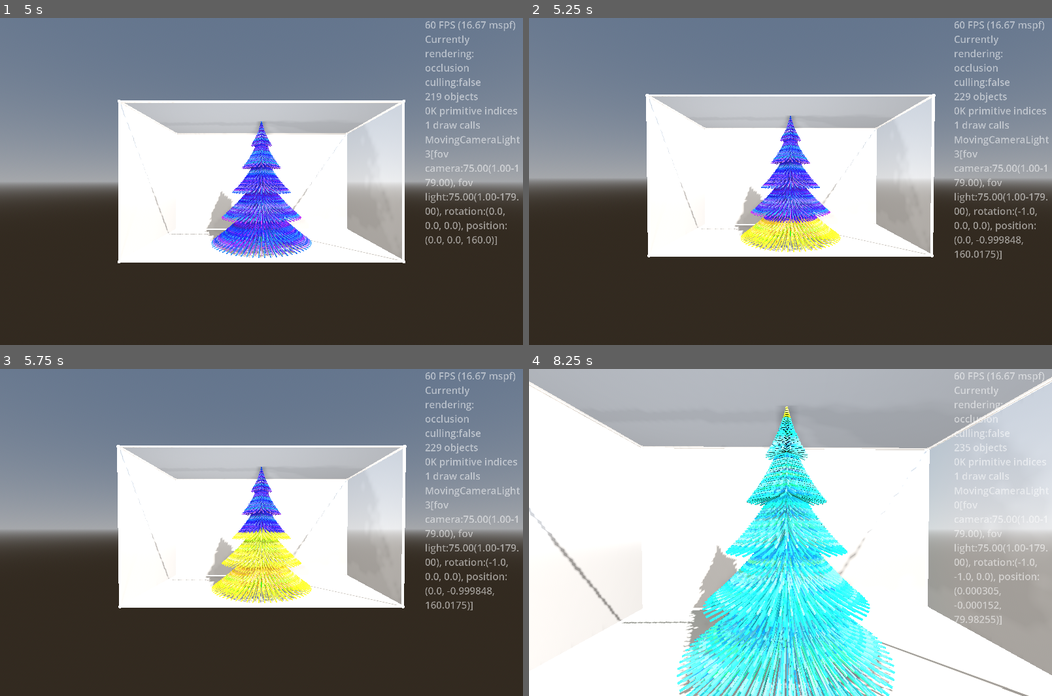
Above: before the commit, frames 1-4 (two rows, left to right).
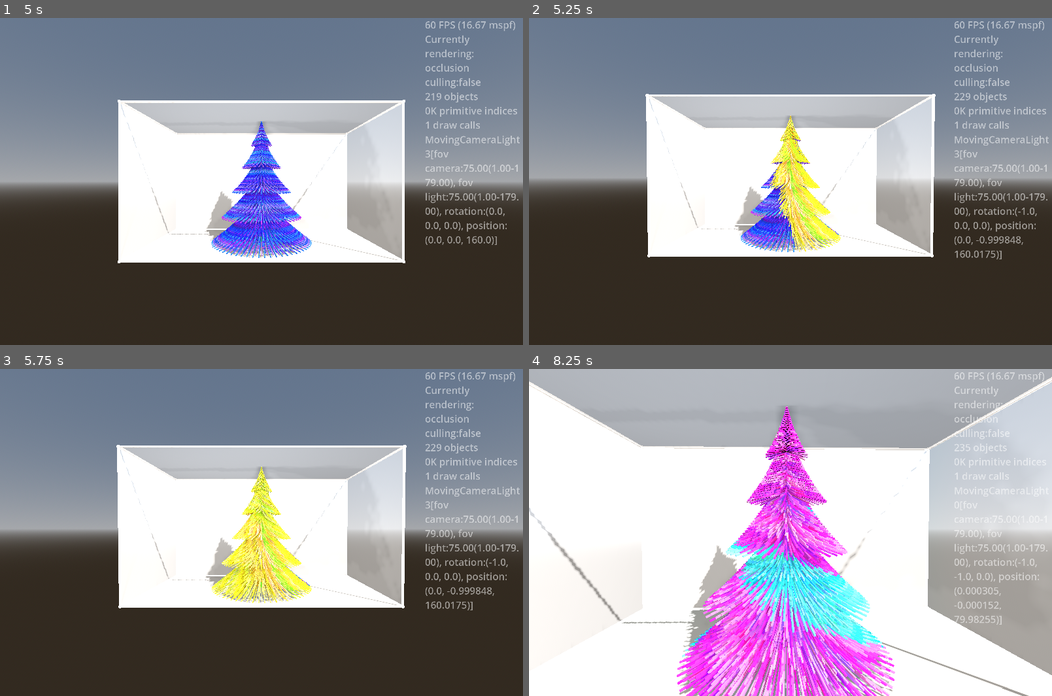
Above: after the commit, the same moments.

Repository: kasworld/gd4wintertree
Game: Godot game, scene res://main.tscn
The game is run twice, just before and just after one commit, with the same random seed, the same clock (stepped at 60 frames per second) and the same inputs.
Inputs (mouse positions are in pixels of both pictures, inside the frame that each line leads up to):
- Up to frame 1 (5 s): tap Enter at 0.5, 2.1, 4.35 s; move the mouse to (376, 165) at 0.52 s; hold Right 0.53-1.28 s; tap Q at 0.6, 2.85 s; click (376, 165) at 0.67 s; move the mouse to (156, 197) at 1.27 s; hold Down 1.28-2.03 s; tap E at 1.35, 3.6 s; move the mouse to (313, 109) at 2.02 s; hold Right 2.03-2.78 s; move the mouse to (235, 246) at 2.77 s; hold Up 2.78-3.53 s; click (235, 246) at 2.92 s; move the mouse to (418, 230) at 3.52 s; hold Left from 3.53 s (still down); move the mouse to (104, 132) at 4.27 s
- Up to frame 2 (5.25 s): tap Space at 5 s; move the mouse to (816, 181) at 5.02 s; release Left at 5.03 s; hold Down from 5.03 s (still down); tap Q at 5.1 s; click (816, 181) at 5.17 s
- Up to frame 3 (5.75 s): keep holding Down
- Up to frame 4 (8.25 s): move the mouse to (712, 450) at 5.77 s; release Down at 5.78 s; hold Right 5.78-6.53 s; tap one key every 0.75 s from 5.85 s: E Enter Q E; move the mouse to (905, 516) at 6.52 s; hold Up 6.53-7.28 s; move the mouse to (685, 548) at 7.27 s; hold Right 7.28-8.03 s; click (685, 548) at 7.42 s; move the mouse to (842, 460) at 8.02 s; hold Down from 8.03 s (still down)

Frame 1 is identical in both runs. In frame 2, 2.7% of the frame differs, in the area x 40-60%, y 29-72%; in frame 3, 2.7%; in frame 4, 16%, in the area x 28-70%, y 11-100%.

Commit message:
rgb_data.shuffle() line_tree_inst_index_ori.duplicate()

Diff:
--- a/main.gd
+++ b/main.gd
@@ -50,9 +50,11 @@
 	$LineTree.init(WorldSize.y, WorldSize.z/2, 100,
 		).set_center_color(Color.GREEN)
 	$LineTree.position.y = - WorldSize.y/2
-	line_tree_inst_index = $LineTree.make_index_array()
+	line_tree_inst_index_ori = $LineTree.make_index_array()
+	line_tree_inst_index = line_tree_inst_index_ori.duplicate()
 
 enum AniDir { Up, Down, Left , Right }
+var line_tree_inst_index_ori :Array
 var line_tree_inst_index :Array
 var rgb_index :int = 0
 var rgb_data := [[0],[1],[2],[0,1],[1,2],[2,0], [0,1,2]]
@@ -94,9 +96,9 @@
 		rgb_index += 1
 		rgb_index %= rgb_data.size()
 		if rgb_index == 0:
-			line_tree_inst_index = $LineTree.make_index_array()
-			ani_dir += 1
-			ani_dir %= 4
+			rgb_data.shuffle()
+		line_tree_inst_index = line_tree_inst_index_ori.duplicate()
+		ani_dir = randi_range(0,3)
 
 func random_color() -> Color:
 	return NamedColorList.color_list.pick_random()[0]
